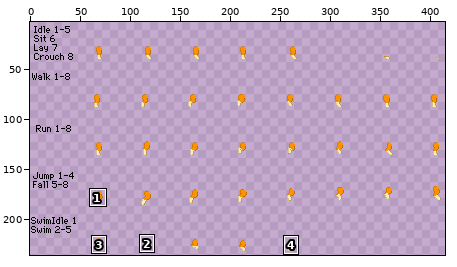
Edited in one commit: sprite sheet (humanoid/sbq/Fevix/Sandy/legs/hindlegBack.png). The first picture is a wide view before the edit; the outline marks the close-up.
Close-up. The starting point:
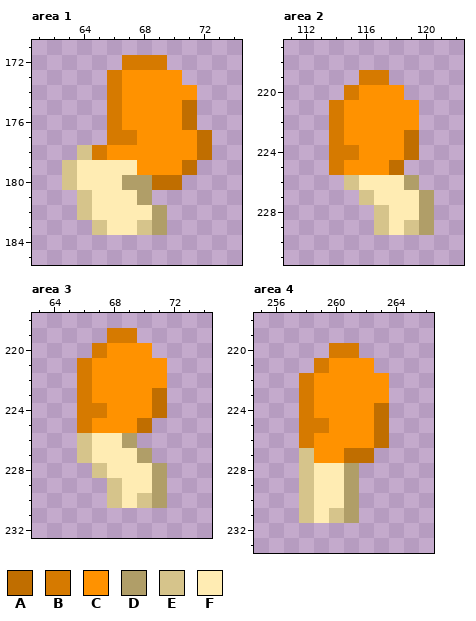
The file is 432x240 pixels. Shown: area 1: x 61..74, y 171..185; area 2: x 111..122, y 217..231; area 3: x 63..74, y 218..232; area 4: x 255..266, y 218..233. The wide view leaves out empty margins. The commit also changed other parts of the picture, which this record leaves out.
Palette (. is transparent): A #c06e00  B #d67a00  C #ff9200  D #b09e68  E #d6c48b  F #ffecb3
Pixels before, area 1, first column x 63:
172 ....BBB...
173 ...BCCCC..
174 ...BCCCCC.
175 ...BCCCCA.
176 ...BCCCCA.
177 ...BBCCCCA
178 .EBCCCCCCA
179 EFFFFCCCA.
180 EFFFDDAA..
181 .EFFFD....
182 .EFFFFD...
183 ..EFFED...
Pixels before, area 2, first column x 114:
219 ..BB...
220 .BCCC..
221 BCCCCC.
222 BCCCCC.
223 BCCCCA.
224 BBCCCA.
225 BCCCA..
226 .EFFFD.
227 ..EFFFD
228 ...EFFD
229 ...EFED
Pixels before, area 3, first column x 66:
219 ..BB..
220 .BCCC.
221 BCCCCC
222 BCCCCC
223 BCCCCA
224 BBCCCA
225 BCCCA.
226 EFFD..
227 EFFFD.
228 .EFFFD
229 ..EFFD
230 ..EFED
Pixels before, area 4, first column x 258:
220 ..BB..
221 .BCCC.
222 BCCCCC
223 BCCCCC
224 BCCCCA
225 BBCCCA
226 BCCCCA
227 ECCAA.
228 EFFD..
229 EFFD..
230 EFFD..
231 EFED..
After the commit:
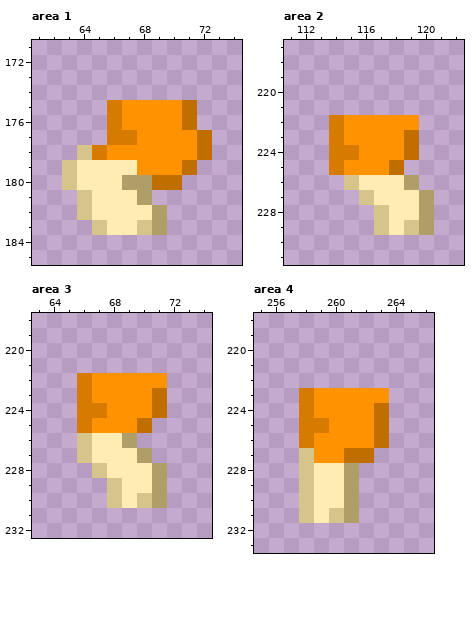
What changed:
Area 1:
y 172: x 67..69 BBB -> ...
y 173: x 66..70 BCCCC -> .....
y 174: x 66..71 BCCCCC -> ......
Area 2:
y 219: x 116..117 BB -> ..
y 220: x 115..118 BCCC -> ....
y 221: x 114..119 BCCCCC -> ......
Area 3:
y 219: x 68..69 BB -> ..
y 220: x 67..70 BCCC -> ....
y 221: x 66..71 BCCCCC -> ......
Area 4:
y 220: x 260..261 BB -> ..
y 221: x 259..262 BCCC -> ....
y 222: x 258..263 BCCCCC -> ......
Where, in picture pixels (left, top, right, bottom), the same in both close-ups:
erased: (107, 55, 197, 100)
erased: (329, 70, 419, 115)
erased: (77, 328, 167, 373)
erased: (299, 343, 389, 388)
